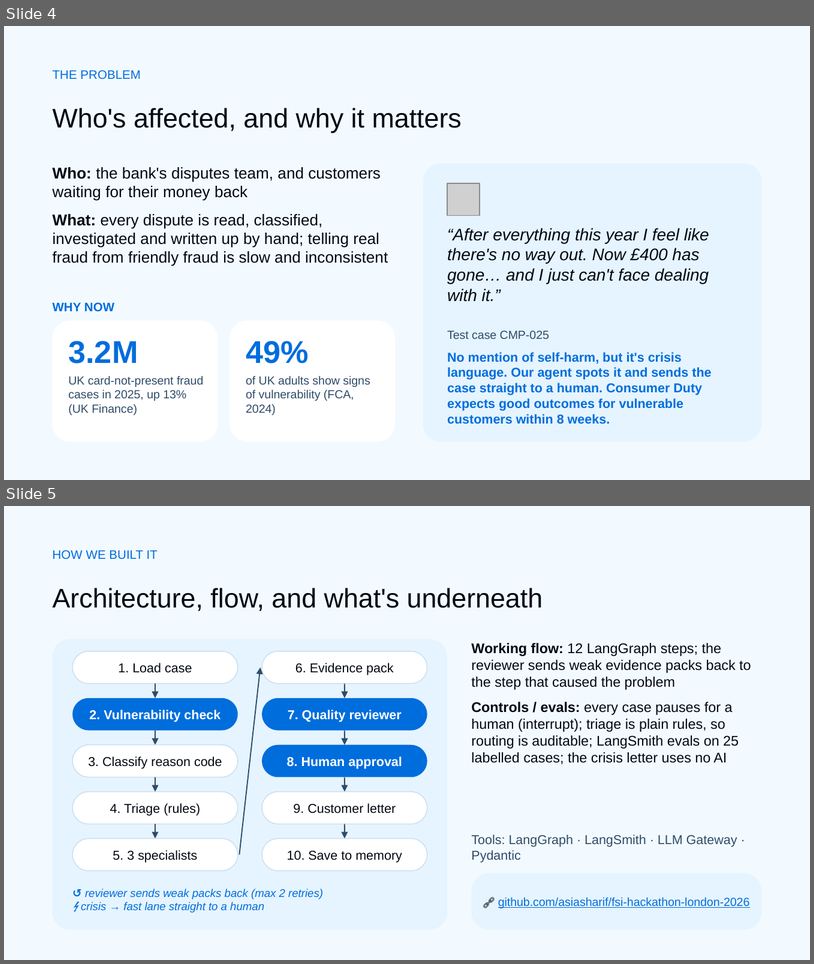
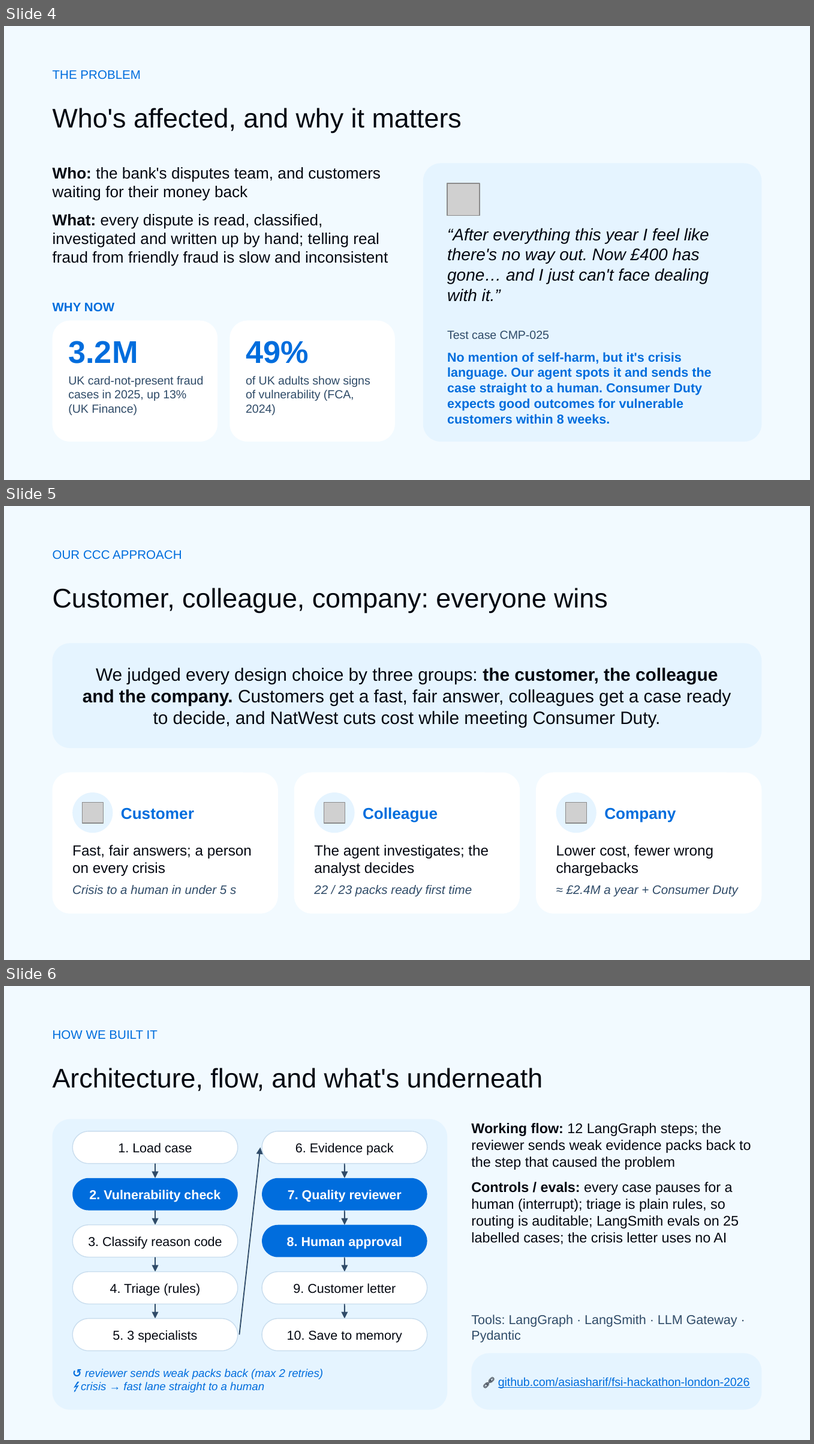
Before and after one commit to asiasharif/fsi-hackathon-london-2026, a slide deck: the_friendly_fraudsters/HACK_NATWEST_THEFRIENDLYFRAUDSTERS.pptx. Shown one above the other, each under a label of ours: slides 4 and 5 before the commit, slides 4, 5 and 6 after it. The pictures are 814x964 and 814x1444 pixels, drawn with LibreOffice and Linux fonts; fonts in the diff are those of the drawing; grey boxes stand for pictures; background and template pictures are left out. Boxes give left, top, right and bottom in pixels: in the first picture for what was removed or moved away, otherwise in the second. Text is boxed around its words. In the diff, an @@ line names an element or a change of style, - is before the commit and + after.

```diff
--- a/the_friendly_fraudsters/HACK_NATWEST_THEFRIENDLYFRAUDSTERS.pptx
+++ b/the_friendly_fraudsters/HACK_NATWEST_THEFRIENDLYFRAUDSTERS.pptx
@@ slide 5 added at (4, 506, 810, 960), background #F2FAFF @@
@@ text added at (53, 550, 182, 559), 11 pt, text #006DDD @@
+OUR CCC APPROACH
@@ title added at (53, 588, 608, 613), 24 pt, text #030710 @@
+Customer, colleague, company: everyone wins
@@ rounded rectangle added at (53, 643, 762, 748), fill #E5F4FF @@
@@ text added at (83, 667, 731, 727), 16 pt, text #030710 @@
+We judged every design choice by three groups: the customer, the colleague and the company. Customers get a fast, fair answer, colleagues get a case ready to decide, and NatWest cuts cost while meeting Consumer Duty.
@@ rounded rectangle added at (53, 772, 278, 913), fill #FFFFFF @@
@@ rounded rectangle added at (294, 772, 520, 913), fill #FFFFFF @@
@@ rounded rectangle added at (536, 772, 762, 913), fill #FFFFFF @@
@@ ellipse added at (72, 792, 113, 832), fill #E5F4FF @@
@@ ellipse added at (314, 792, 355, 832), fill #E5F4FF @@
@@ ellipse added at (557, 792, 597, 832), fill #E5F4FF @@
@@ picture added at (82, 802, 103, 823) @@
@@ text added at (121, 807, 194, 819), 14 pt, text #006DDD, bold @@
+Customer
@@ picture added at (324, 802, 345, 823) @@
@@ text added at (363, 807, 438, 822), 14 pt, text #006DDD, bold @@
+Colleague
@@ picture added at (566, 802, 587, 823) @@
@@ text added at (605, 807, 676, 822), 14 pt, text #006DDD, bold @@
+Company
@@ text added at (72, 844, 252, 876), 13 pt, text #030710 @@
+Fast, fair answers; a person on every crisis
@@ text added at (314, 844, 489, 876), 13 pt, text #030710 @@
+The agent investigates; the analyst decides
@@ text added at (557, 844, 714, 876), 13 pt, text #030710 @@
+Lower cost, fewer wrong chargebacks
@@ text added at (72, 885, 236, 894), 11 pt, text #2F4B68, italic @@
+Crisis to a human in under 5 s
@@ text added at (314, 885, 472, 897), 11 pt, text #2F4B68, italic @@
+22 / 23 packs ready first time
@@ text added at (567, 885, 738, 897), 11 pt, text #2F4B68, italic @@
+≈ £2.4M a year + Consumer Duty
@@ what was slide 5 is now slide 6 @@
```
Also in this commit, not shown: 2 other files.
